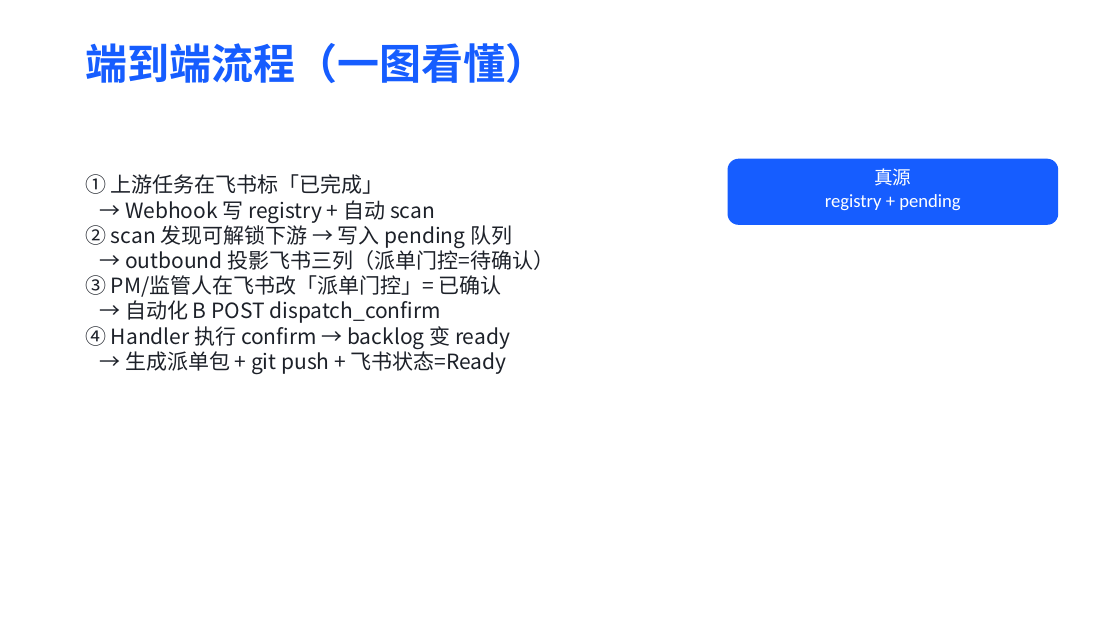
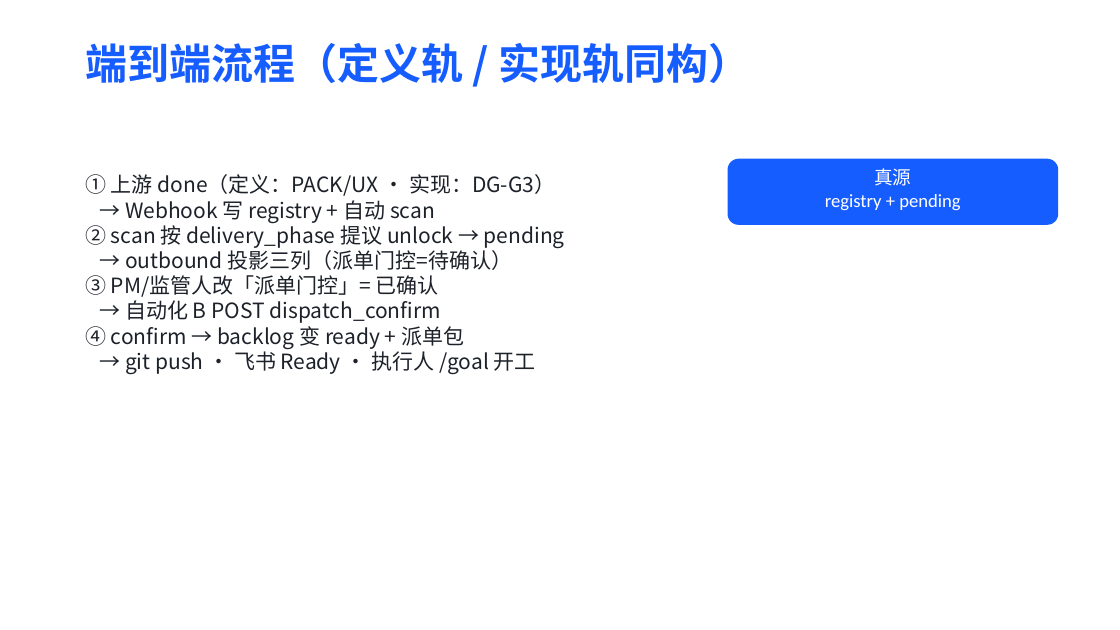
Before and after one commit to Marisolebxf/-, a slide deck: slide 6 of agent-delivery/培训/自动派单与飞书确认-团队协作培训.pptx (slide 3 before the commit). Drawn at 1120x630 pixels with LibreOffice and Linux fonts; fonts in the diff are those of the drawing. Boxes give left, top, right and bottom in pixels: in the first picture for what was removed or moved away, otherwise in the second. Text is boxed around its words. In the diff, an @@ line names an element or a change of style, - is before the commit and + after.

```diff
--- a/agent-delivery/培训/自动派单与飞书确认-团队协作培训.pptx
+++ b/agent-delivery/培训/自动派单与飞书确认-团队协作培训.pptx
@@ title at <box>85,43,751,83</box>: text changed @@
-端到端流程（一图看懂）
+端到端流程（定义轨 / 实现轨同构）
@@ text at <box>85,174,555,196</box>: text changed @@
-① 上游任务在飞书标「已完成」
+① 上游 done（定义：PACK/UX · 实现：DG-G3）
@@ text at <box>85,222,565,297</box>: text changed @@
-② scan 发现可解锁下游 → 写入 pending 队列
-→ outbound 投影飞书三列（派单门控=待确认）
-③ PM/监管人在飞书改「派单门控」= 已确认
+② scan 按 delivery_phase 提议 unlock → pending
+→ outbound 投影三列（派单门控=待确认）
+③ PM/监管人改「派单门控」= 已确认
@@ text at <box>85,326,536,374</box>: text changed @@
-④ Handler 执行 confirm → backlog 变 ready
-→ 生成派单包 + git push + 飞书状态=Ready
+④ confirm → backlog 变 ready + 派单包
+→ git push · 飞书 Ready · 执行人 /goal 开工
```
Also in this commit, not shown: 1 other slide changed, 3 slides added, 1 other file.
